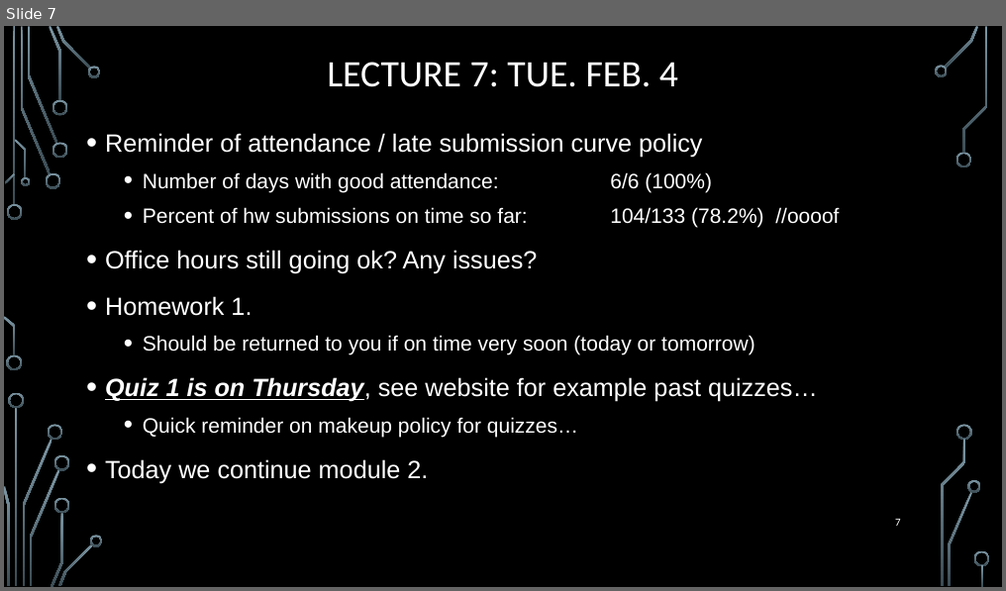
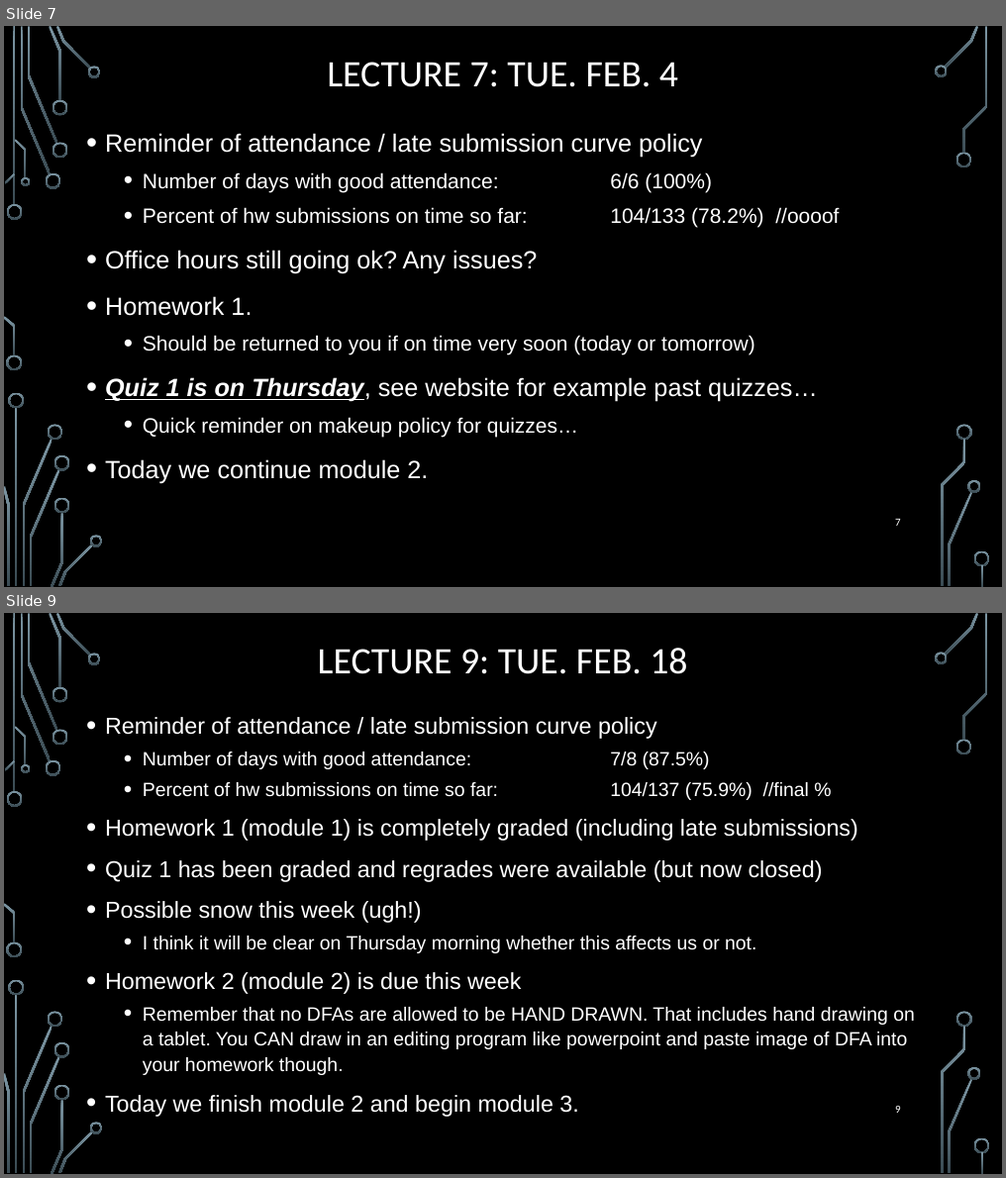
Before and after one commit to markfloryan/dmt2, a slide deck: slides/00-DailyAnnouncements.pptx. Shown one above the other, each under a label of ours: slide 7 before the commit, slides 7 and 9 after it; the slides between them are not shown. The pictures are 1006x591 and 1006x1178 pixels, drawn with LibreOffice and Linux fonts; fonts in the diff are those of the drawing; background and template pictures are left out. Boxes give left, top, right and bottom in pixels: in the first picture for what was removed or moved away, otherwise in the second. Text is boxed around its words. In the diff, an @@ line names an element or a change of style, - is before the commit and + after.

```diff
--- a/slides/00-DailyAnnouncements.pptx
+++ b/slides/00-DailyAnnouncements.pptx
@@ slide 9 added at [4,613,1002,1174], background picture (left out); not listed: 36 template elements that a slide beside it also shows @@
@@ title added at [318,648,687,674], 36 pt, text #FFFFFF @@
+LECTURE 9: TUE. FEB. 18
@@ text added at [105,717,915,1117], 18.5 pt, text #FFFFFF @@
+• Reminder of attendance / late submission curve policy
+  • Number of days with good attendance: 7/8 (87.5%)
+  • Percent of hw submissions on time so far: 104/137 (75.9%) //final %
+• Homework 1 (module 1) is completely graded (including late submissions)
+• Quiz 1 has been graded and regrades were available (but now closed)
+• Possible snow this week (ugh!)
+  • I think it will be clear on Thursday morning whether this affects us or not.
+• Homework 2 (module 2) is due this week
+  • Remember that no DFAs are allowed to be HAND DRAWN. That includes hand drawing on a tablet. You CAN draw in an editing program like powerpoint and paste image of DFA into your homework though.
+• Today we finish module 2 and begin module 3.
@@ page number added at [895,1106,901,1113], 10.5 pt, text #FFFFFF @@
+9
```
Also in this commit, not shown: 1 slide changed, 1 other file.
